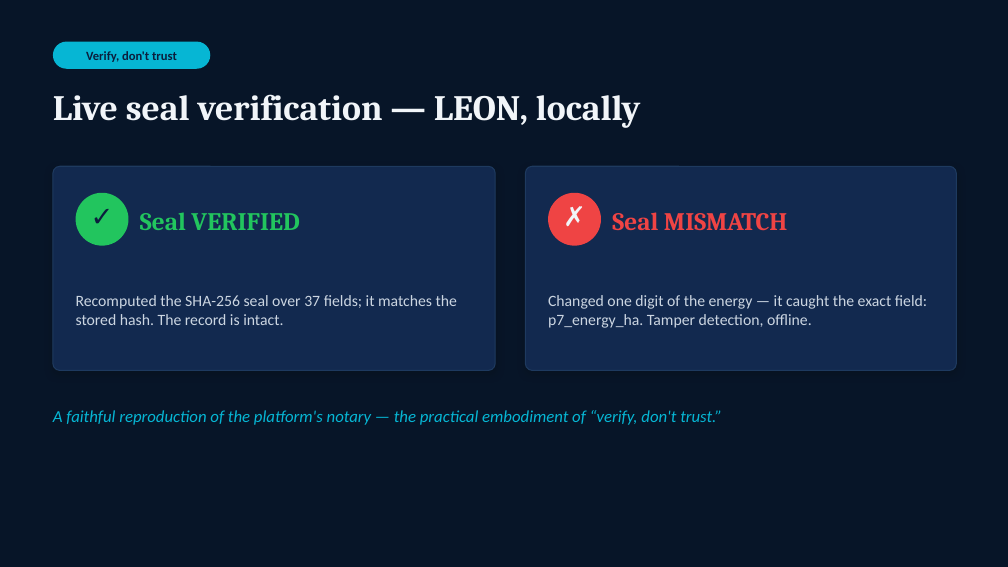
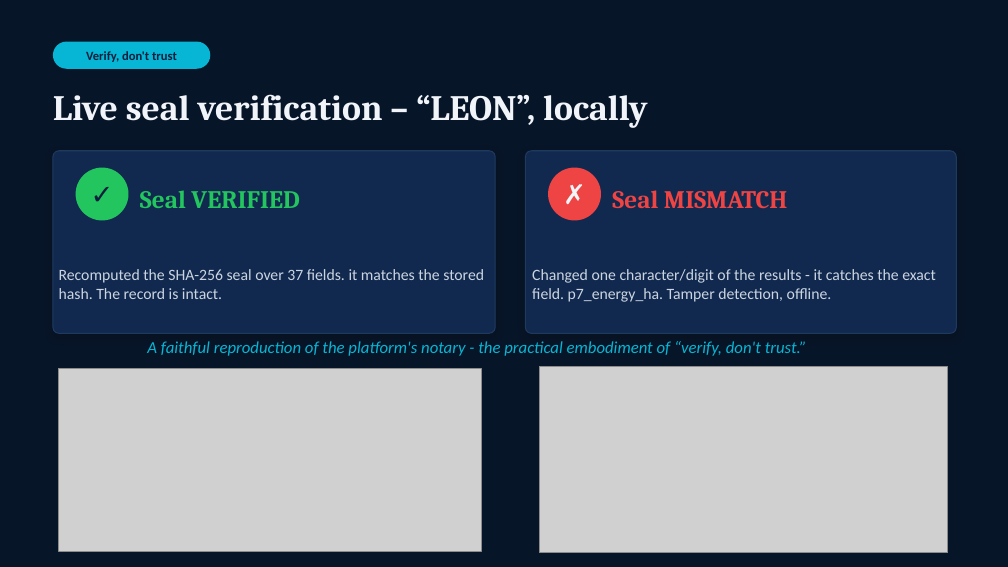
Before and after one commit to doron66-collab/lili2014, a slide deck: slide 7 of ist362_copilot/presentation/SOLANGE_Copilot_presentation.pptx. Drawn at 1008x567 pixels with LibreOffice and Linux fonts; fonts in the diff are those of the drawing; grey boxes stand for pictures. Boxes give left, top, right and bottom in pixels: in the first picture for what was removed or moved away, otherwise in the second. Text is boxed around its words. In the diff, an @@ line names an element or a change of style, - is before the commit and + after.

```diff
--- a/ist362_copilot/presentation/SOLANGE_Copilot_presentation.pptx
+++ b/ist362_copilot/presentation/SOLANGE_Copilot_presentation.pptx
@@ text at (53, 94, 648, 128): text changed @@
-Live seal verification — LEON, locally
+Live seal verification – “LEON”, locally
@@ rounded rectangle: place and size @@
-rounded rectangle at (53, 166, 495, 371)
+rounded rectangle at (53, 150, 495, 333)
@@ ellipse: place and size @@
-ellipse at (76, 193, 129, 246)
+ellipse at (76, 168, 129, 221)
@@ rounded rectangle: place and size @@
-rounded rectangle at (526, 166, 957, 371)
+rounded rectangle at (526, 150, 957, 333)
@@ 4 texts: place and size @@
-4 texts at (76, 189, 788, 242)
+4 texts at (76, 167, 788, 220)
@@ ellipse: place and size @@
-ellipse at (548, 193, 601, 246)
+ellipse at (548, 168, 601, 221)
@@ text at (59, 269, 484, 299): text changed @@
-Recomputed the SHA-256 seal over 37 fields; it matches the stored hash. The record is intact.
+Recomputed the SHA-256 seal over 37 fields. it matches the stored hash. The record is intact.
@@ text at (532, 269, 936, 302): text changed @@
-Changed one digit of the energy — it caught the exact field: p7_energy_ha. Tamper detection, offline.
+Changed one character/digit of the results - it catches the exact field. p7_energy_ha. Tamper detection, offline.
@@ text at (147, 341, 807, 356): text changed @@
-A faithful reproduction of the platform's notary — the practical embodiment of “verify, don't trust.”
+A faithful reproduction of the platform's notary - the practical embodiment of “verify, don't trust.”
@@ picture added at (58, 368, 481, 551) @@
@@ picture added at (540, 367, 948, 553) @@
```
Also in this commit, not shown: 10 other slides changed.
